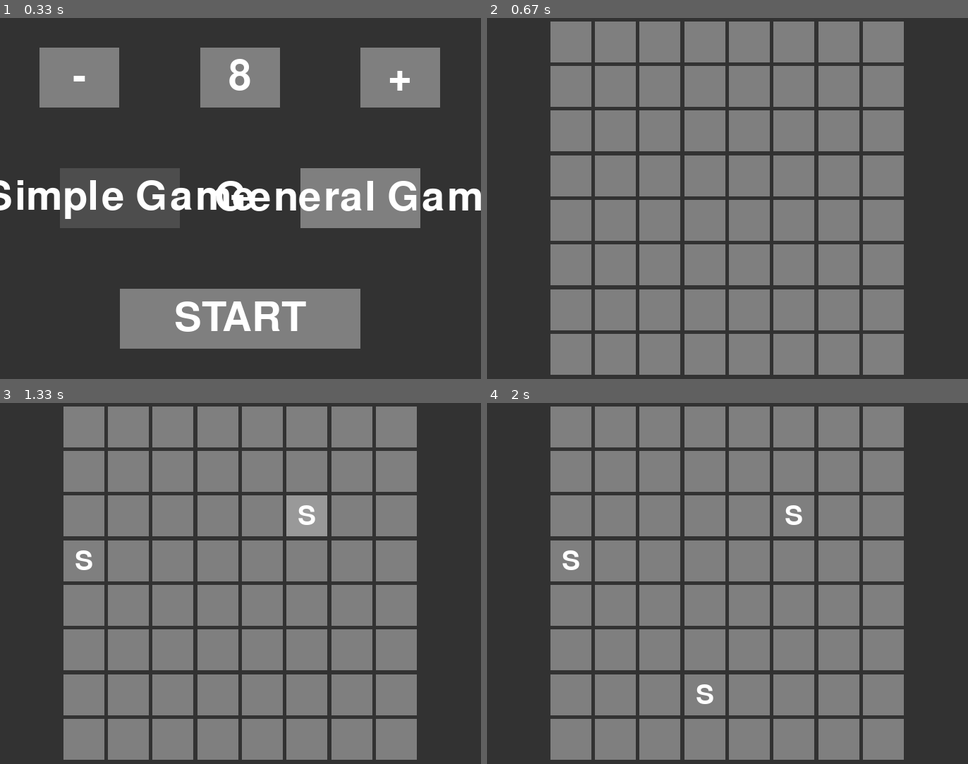
Above: before the commit, frames 1-4 (two rows, left to right).
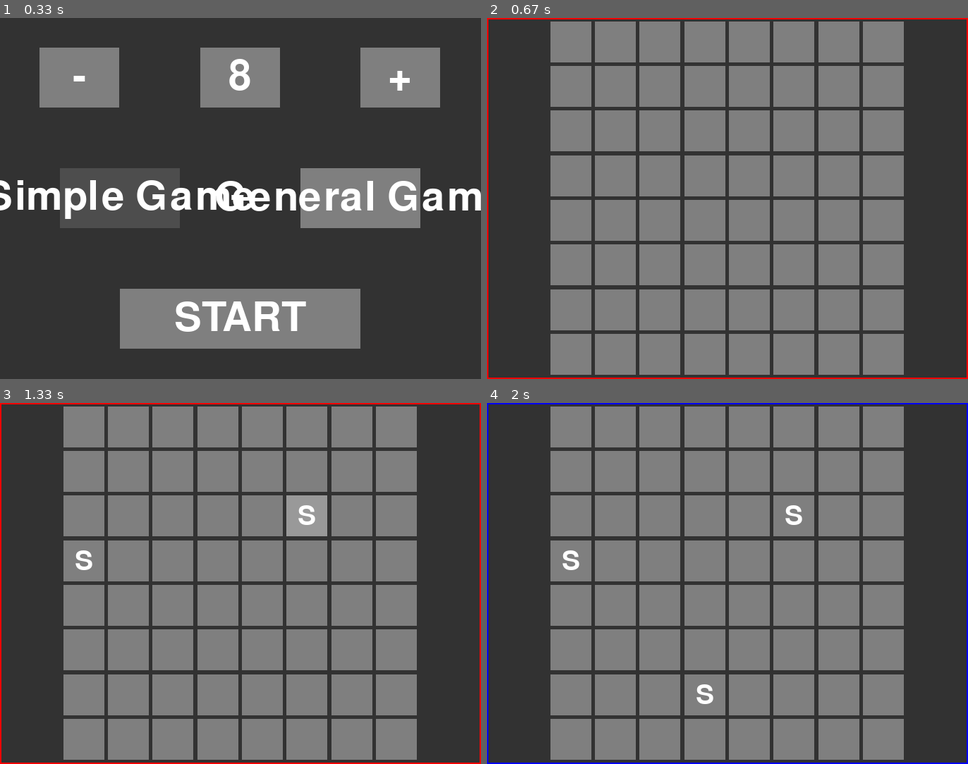
Above: after the commit, the same moments.

Repository: icaru52/sos-project-python
Game: pygame game, started from src/main.py
Same seed, same stepped clock (60 frames per second), same inputs: the game is played once before the commit and once after it.
Inputs (mouse positions are in pixels of both pictures, inside the frame that each line leads up to):
- Up to frame 1 (0.33 s): no input
- Up to frame 2 (0.67 s): click "START" at 0.38 s
- Up to frame 3 (1.33 s): press the mouse at (173, 428) at 0.7 s; move the mouse to (120, 500) at 0.8 s; release the mouse at (67, 572) at 0.93 s; press the mouse at (216, 605) at 1.03 s; move the mouse to (264, 569) at 1.13 s; release the mouse at (317, 532) at 1.27 s
- Up to frame 4 (2 s): press the mouse at (794, 471) at 1.37 s; move the mouse to (756, 594) at 1.47 s; release the mouse at (717, 713) at 1.6 s; press the mouse at (881, 471) at 1.7 s; move the mouse to (717, 522) at 1.8 s; release the mouse at (549, 572) at 1.93 s

Frame 1 is identical in both runs. In frame 2, 1.4% of the frame differs, in the area x 0-100%, y 0-100%; in frame 3, 1.4%; in frame 4, 1.4%.

Commit message:
Uuuuuuhhhhh Idk what I did.

Diff:
--- a/src/board.py
+++ b/src/board.py
@@ -330,7 +330,10 @@
             self.players[self.turn].score += len(new_sos_list)
             self.sos_list.extend(new_sos_list)
 
-            self.turn = (self.turn + 1) % len(self.players)
+            if self.detect_end():
+                self.end = True
+            else:
+                self.turn = (self.turn + 1) % len(self.players)
 
             return True
         else:
@@ -403,18 +406,11 @@
     def simple_end(self) -> bool:
         return len(self.sos_list) > 0 or self.general_end()
 
-    def end(self) -> bool:
+    def detect_end(self) -> bool:
         match self.game_mode:
-            case "general":
-                self.general_end()
-
-            case "simple":
-                self.simple_end()
-
-            case _:
-                raise NotImplementedError("Game mode " +
-                                          self.game_mode +
-                                          " does not exist.")
+            case "general" : return self.general_end()
+            case "simple"  : return self.simple_end()
+            case _: raise NotImplementedError(f"Game mode {self.game_mode} does not exist.")
 
 
     # Can return a victor even when game isn't over
--- a/src/game.py
+++ b/src/game.py
@@ -72,23 +72,23 @@
                                 cell_size,
                                 cell_size))
 
-        self.menu_ui["size_down"].rect    = rect_center(width * 1/6, height * 1/6,
-                                                        width * 1/6, height * 1/6)
-
-        self.menu_ui["cur_size"].rect     = rect_center(width * 1/2, height * 1/6,
-                                                        width * 1/6, height * 1/6)
-
-        self.menu_ui["size_up"].rect      = rect_center(width * 5/6, height * 1/6,
-                                                        width * 1/6, height * 1/6)
-
-        self.menu_ui["simple_game"].rect  = rect_center(width * 1/4, height * 1/2,
-                                                        width * 1/4, height * 1/6)
-
-        self.menu_ui["general_game"].rect = rect_center(width * 3/4, height * 1/2,
-                                                        width * 1/4, height * 1/6)
-
-        self.menu_ui["start_game"].rect   = rect_center(width * 1/2, height * 5/6,
-                                                        width * 1/2, height * 1/6)
+        self.menu_ui["size_down"].rect    = rect_center((width * 1/6, height * 1/6),
+                                                        (width * 1/6, height * 1/6))
+
+        self.menu_ui["cur_size"].rect     = rect_center((width * 1/2, height * 1/6),
+                                                        (width * 1/6, height * 1/6))
+
+        self.menu_ui["size_up"].rect      = rect_center((width * 5/6, height * 1/6),
+                                                        (width * 1/6, height * 1/6))
+
+        self.menu_ui["simple_game"].rect  = rect_center((width * 1/4, height * 1/2),
+                                                        (width * 1/4, height * 1/6))
+
+        self.menu_ui["general_game"].rect = rect_center((width * 3/4, height * 1/2),
+                                                        (width * 1/4, height * 1/6))
+
+        self.menu_ui["start_game"].rect   = rect_center((width * 1/2, height * 5/6),
+                                                        (width * 1/2, height * 1/6))
 
 
     def draw_menu(self) -> None:
@@ -97,6 +97,11 @@
 
     def draw_board(self) -> None:
         self.surface.fill((50, 50, 50))
+
+        border_color = pygame.Color(0)
+        border_color.hsla = (self.board.players[self.board.turn].hue, 100, 50, 100)
+        pygame.draw.rect(self.surface, border_color, self.surface.get_rect(), 2)
+
         self.board_ui.draw(self.surface)
         self.draw_sos_list()
 
--- a/src/pygame_helper.py
+++ b/src/pygame_helper.py
@@ -50,6 +50,7 @@
 
     return rect
 
-def rect_center(center_x: float, center_y: float,
-                width: float, height: float) -> pygame.Rect:
-    return pygame.Rect(center_x - width/2, center_y - height/2, width, height)
+def rect_center(center: Sequence[float],
+                size: Sequence[float]) -> pygame.Rect:
+    return pygame.Rect((center[0] - size[0]/2,
+                        center[1] - size[1]/2), size)
